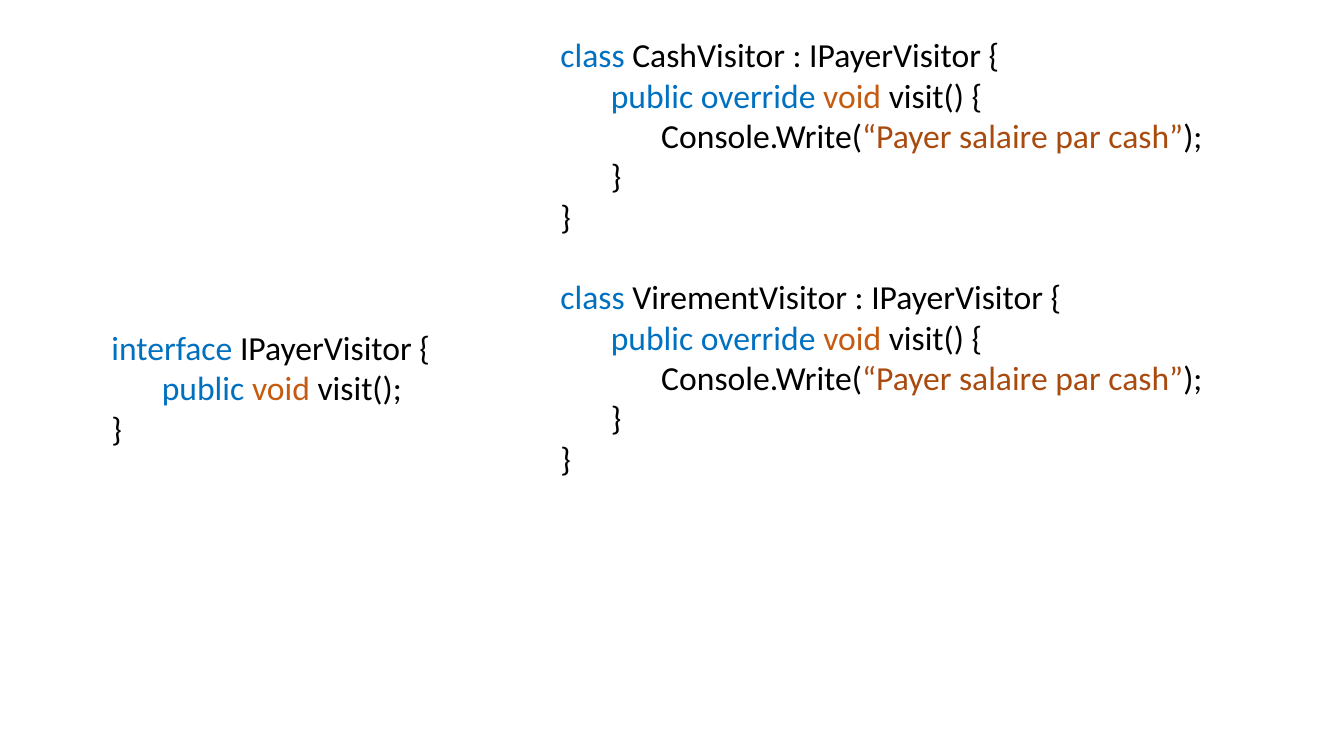
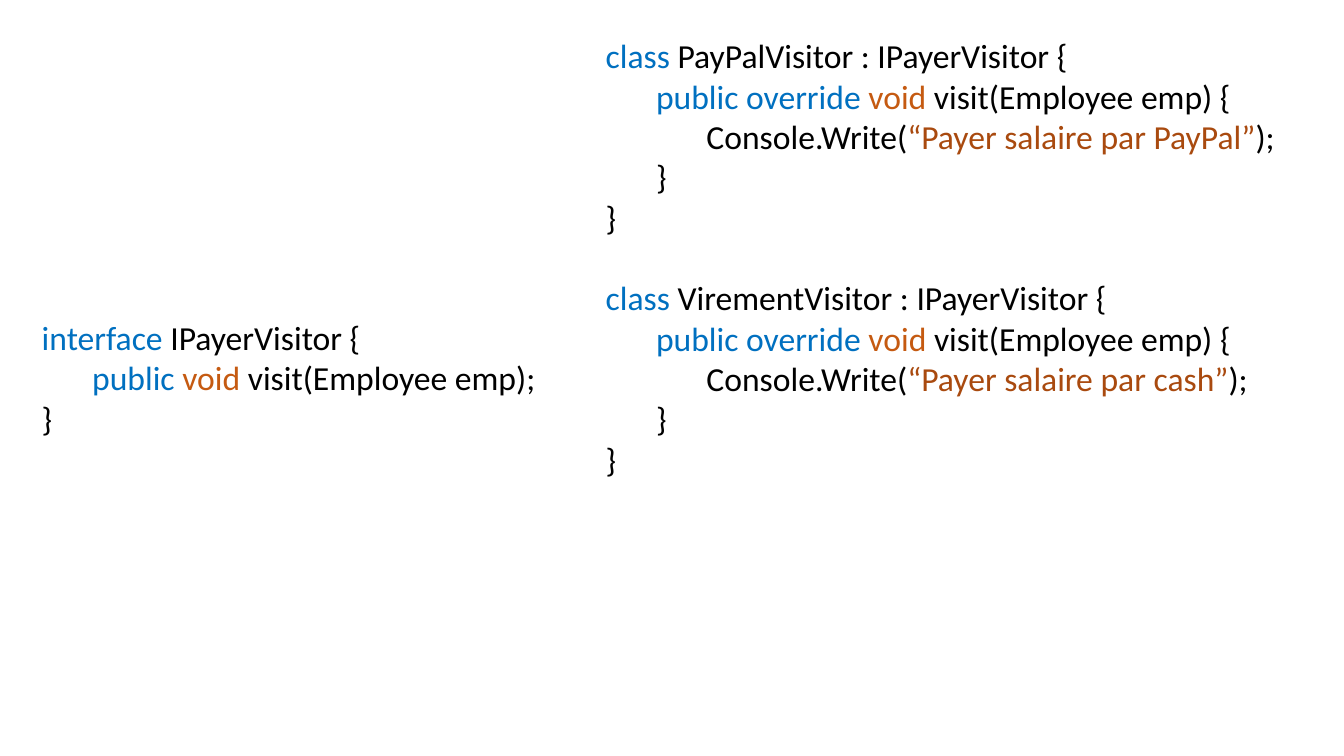
Before and after one commit to yassine-klilich/design-patterns, a slide deck: slide 60 of Presentation/Presentation DP.pptx (slide 34 before the commit). Drawn at 1344x756 pixels with LibreOffice and Linux fonts; fonts in the diff are those of the drawing. Boxes give left, top, right and bottom in pixels: in the first picture for what was removed or moved away, otherwise in the second. Text is boxed around its words. In the diff, an @@ line names an element or a change of style, - is before the commit and + after.

```diff
--- a/Presentation/Presentation DP.pptx
+++ b/Presentation/Presentation DP.pptx
@@ text "class PayPalVisitor : IPayerVisitor {": place and size @@
-text "class PayPalVisitor : IPayerVisitor {" at (560, 43, 1202, 396)
+text "class PayPalVisitor : IPayerVisitor {" at (606, 44, 1275, 397)
@@ text at (606, 44, 1275, 357): text changed @@
-class CashVisitor : IPayerVisitor {
-  public override void visit() {
+class PayPalVisitor : IPayerVisitor {
+  public override void visit(Employee emp) {
+    Console.Write(“Payer salaire par PayPal”);
+  }
+}
+class VirementVisitor : IPayerVisitor {
+  public override void visit(Employee emp) {
@@ text at (560, 285, 1202, 396): paragraphs removed @@
-class VirementVisitor : IPayerVisitor {
-  public override void visit() {
-    Console.Write(“Payer salaire par cash”);
-  }
-}
@@ text "interface IPayerVisitor {": place and size @@
-text "interface IPayerVisitor {" at (111, 337, 412, 406)
+text "interface IPayerVisitor {" at (42, 327, 535, 396)
@@ text at (92, 365, 535, 396): text changed @@
-  public void visit();
+  public void visit(Employee emp);
```
Also in this commit, not shown: 20 other slides changed, 39 slides added, 11 slides removed, 25 other files.
